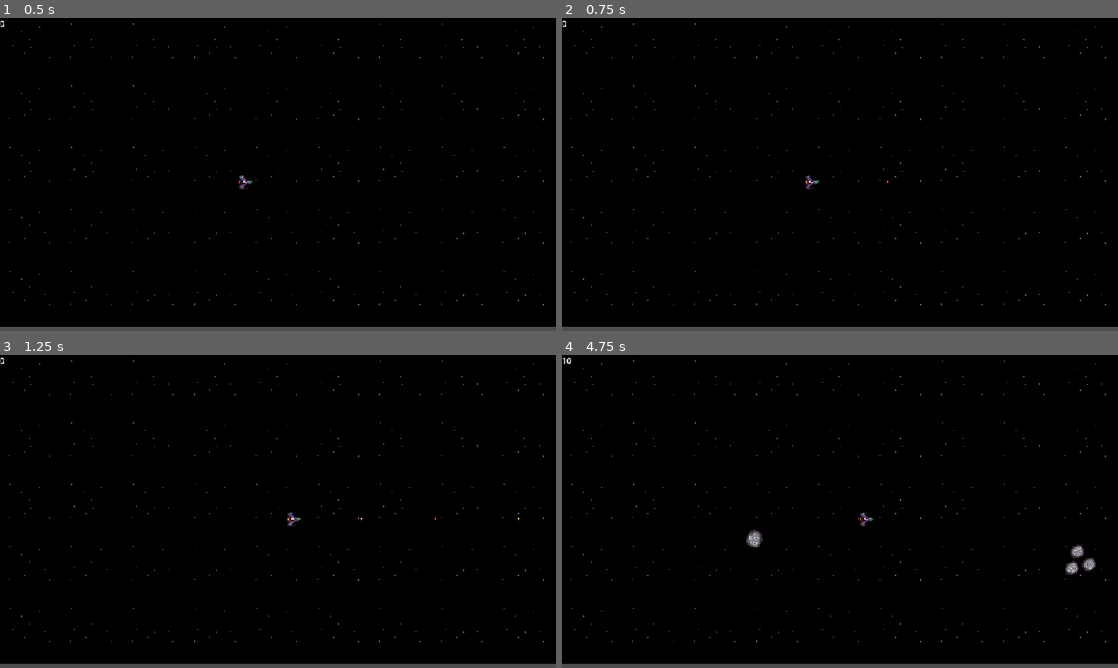
Above: before the commit, frames 1-4 (two rows, left to right).
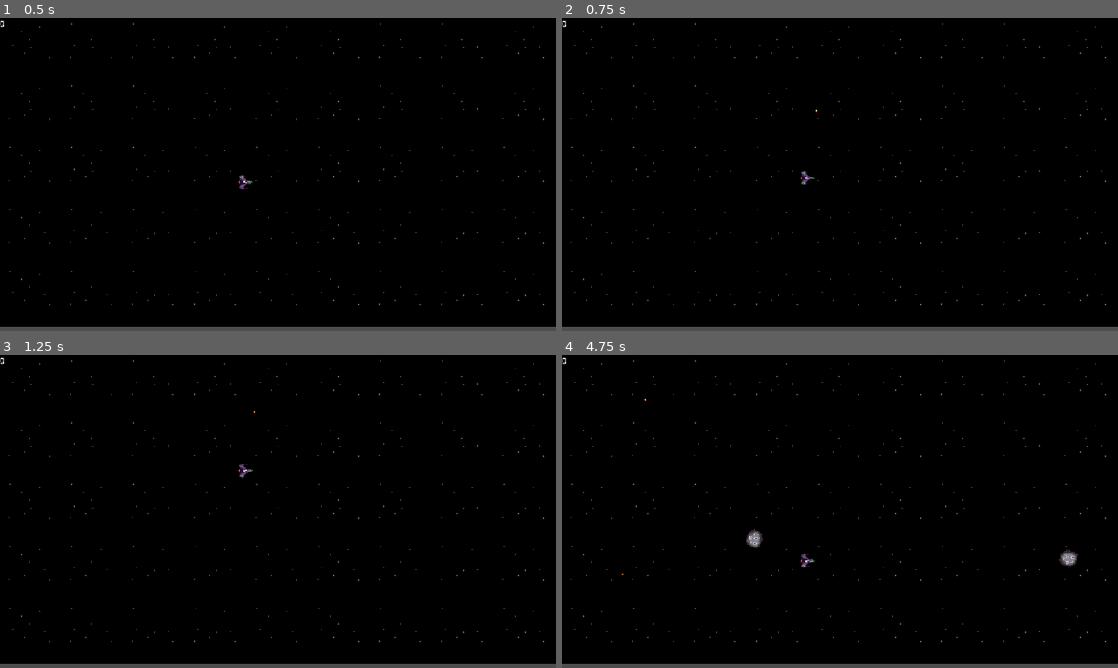
Above: after the commit, the same moments.

Repository: alanva36/vertex-godot-course-game
Game: Godot game, scene res://scenes/levels/main.tscn
The game is run twice, just before and just after one commit, with the same random seed, the same clock (stepped at 60 frames per second) and the same inputs.
Inputs:
- Up to frame 1 (0.5 s): no input
- Up to frame 2 (0.75 s): tap Enter at 0.5 s; hold W (player_forward) from 0.53 s (still down); hold Space (player_shoot) from 0.53 s (still down)
- Up to frame 3 (1.25 s): keep holding W (player_forward); keep holding Space (player_shoot)
- Up to frame 4 (4.75 s): release Space (player_shoot) at 1.28 s; tap Space (player_shoot) at 1.35, 2.85, 4.35 s; release W (player_forward) at 2.03 s; hold Space (player_shoot) 2.03-2.78 s; hold A (player_left) 2.03-4.28 s; hold Space (player_shoot) 3.53-4.28 s; hold D (player_right) from 4.28 s (still down)

Frame 1 is identical in both runs. In frame 2, 0.1% of the frame differs, in the area x 42-59%, y 29-55%; in frame 3, 0.1%; in frame 4, 0.5%, in the area x 0-96%, y 0-71%.

Commit message:
replace RIGHT with UP

Diff:
--- a/scenes/asteroid/asteroid.gd
+++ b/scenes/asteroid/asteroid.gd
@@ -55,9 +55,6 @@
 			var direction := Vector2.from_angle(starting_angle + i * per_part_angle)
 			call_deferred("instantiate_asteroid", global_position, direction * radius, next_radius)
 
-	# hide()
-	# await get_tree().physics_frame
-
 
 func instantiate_asteroid(
 		desired_position: Vector2, desired_velocity: Vector2, new_radius: float
--- a/scenes/bullet/bullet.gd
+++ b/scenes/bullet/bullet.gd
@@ -3,7 +3,7 @@
 @export var speed: float = 800.0
 
 func _physics_process(delta: float) -> void:
-	position += Vector2.RIGHT.rotated(rotation) * speed * delta
+	position += Vector2.UP.rotated(rotation) * speed * delta
 
 func _on_visible_on_screen_notifier_2d_screen_exited() -> void:
 	queue_free()
--- a/scenes/player/player.gd
+++ b/scenes/player/player.gd
@@ -28,7 +28,7 @@
 
 func handle_thrust(delta: float) -> void:
 	if Input.is_action_pressed("player_forward"):
-		var forward := Vector2.RIGHT.rotated(rotation)
+		var forward := Vector2.UP.rotated(rotation)
 		velocity += forward * thrust_speed * delta
 	else:
 		velocity = velocity.lerp(Vector2.ZERO, friction * delta)
@@ -60,8 +60,4 @@
 
 func die() -> void:
 	print("player died")
-	Signals.player_died.emit()
-	set_physics_process(false)
-	set_process(false)
-	collision_shape.set_deferred("disabled", true)
-	hide()
+	queue_free()
